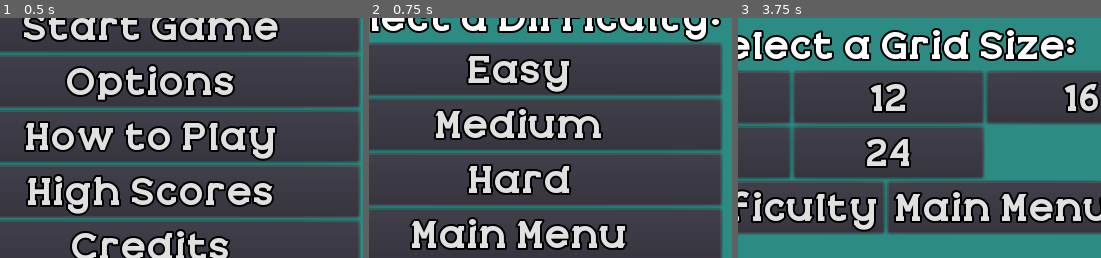
Above: before the commit, frames 1-3 (left to right).
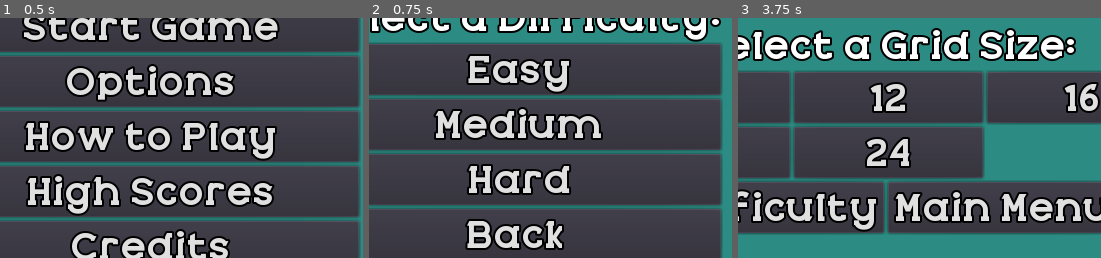
Above: after the commit, the same moments.

Repository: KapFlagon/Memory-Fun
Game: Godot game, scene res://src/screens/StartScreen.tscn
The game is run twice, just before and just after one commit, with the same random seed, the same clock (stepped at 60 frames per second) and the same inputs.
Inputs (mouse positions are % of the whole screen's width and height, from its top left):
- Up to frame 1 (0.5 s): no input
- Up to frame 2 (0.75 s): click "Start Game" at 0.5 s
- Up to frame 3 (3.75 s): click (outside the picture) at 1.27 s; click "Main Menu" (after the commit: "Back") at 2 s; click "Start Game" at 2.75 s; click "Easy" at 3.5 s
The pictures show only the part of the screen within x 30-80%, y 27-77%; the shares and areas given below are measured in that part.

Frame 1 is identical in both runs. In frame 2, 5.1% of the frame differs, in the area x 11-72%, y 82-97%; in frame 3, nothing differs.

Commit message:
Updated Difficulty screen to use internationalization data.

Diff:
--- a/assets/internationalization/MemoryFun_Internationalization.csv
+++ b/assets/internationalization/MemoryFun_Internationalization.csv
@@ -41,9 +41,12 @@
 DIFF_EASY,Easy,
 DIFF_MED,Medium,
 DIFF_HARD,Hard,
-DIFF_EASY_HINT,"3 Shapes, 1 Colour",
-DIFF_MED_HINT,"5 Shapes, 3 Colours",
-DIFF_HARD_HINT,"5 Shapes, 7 Colours",
+DIFF_EASY_HINT_COL,"3 Shapes, 1 Colour",
+DIFF_MED_HINT_COL,"5 Shapes, 3 Colours",
+DIFF_HARD_HINT_COL,"5 Shapes, 7 Colours",
+DIFF_EASY_HINT_CB,"3 Shapes, 1 Background Icon",
+DIFF_MED_HINT_CB,"5 Shapes, 3 Background Icons",
+DIFF_HARD_HINT_CB,"5 Shapes, 7 Background Icons",
 GRID_PROMPT,Select a Grid Size,
 DIFFICULTY,Difficulty,
 GAME_OVER,You Win! Good job! ,
--- a/src/screens/DifficultySelectionScreen.gd
+++ b/src/screens/DifficultySelectionScreen.gd
@@ -4,14 +4,10 @@
 # Called when the node enters the scene tree for the first time.
 func _ready() -> void:
 	get_node("ColorRect").set_frame_color(PlayerData.get_background_colour())
+	ready_texts()
 	for button in get_tree().get_nodes_in_group("DifficultyGroup"):
 		button.connect("button_up", self, "_difficulty_button_pressed", [button])
 	set_tooltip_texts()
-
-
-# Called every frame. 'delta' is the elapsed time since the previous frame.
-#func _process(delta: float) -> void:
-#	pass
 
 
 func _on_BackButton_button_up() -> void:
@@ -36,10 +32,24 @@
 
 func set_tooltip_texts() -> void:
 	if PlayerData.get_colour_blind_mode_on():
-		get_node("VBox_DifficultySelection/EasyDifButton").set_tooltip("3 Shapes, 1 Background Icon")
-		get_node("VBox_DifficultySelection/MedDifButton").set_tooltip("5 Shapes, 3 Background Icons")
-		get_node("VBox_DifficultySelection/HardDifButton").set_tooltip("5 Shapes, 7 Background Icons")
+#		get_node("VBox_DifficultySelection/EasyDifButton").set_tooltip("3 Shapes, 1 Background Icon")
+#		get_node("VBox_DifficultySelection/MedDifButton").set_tooltip("5 Shapes, 3 Background Icons")
+#		get_node("VBox_DifficultySelection/HardDifButton").set_tooltip("5 Shapes, 7 Background Icons")
+		get_node("VBox_DifficultySelection/EasyDifButton").set_tooltip(tr("DIFF_EASY_HINT_CB"))
+		get_node("VBox_DifficultySelection/MedDifButton").set_tooltip(tr("DIFF_MED_HINT_CB"))
+		get_node("VBox_DifficultySelection/HardDifButton").set_tooltip(tr("DIFF_HARD_HINT_CB"))
 	else:
-		get_node("VBox_DifficultySelection/EasyDifButton").set_tooltip("3 Shapes, 1 Colour")
-		get_node("VBox_DifficultySelection/MedDifButton").set_tooltip("5 Shapes, 3 Colours")
-		get_node("VBox_DifficultySelection/HardDifButton").set_tooltip("5 Shapes, 7 Colours")
+#		get_node("VBox_DifficultySelection/EasyDifButton").set_tooltip("3 Shapes, 1 Colour")
+#		get_node("VBox_DifficultySelection/MedDifButton").set_tooltip("5 Shapes, 3 Colours")
+#		get_node("VBox_DifficultySelection/HardDifButton").set_tooltip("5 Shapes, 7 Colours")
+		get_node("VBox_DifficultySelection/EasyDifButton").set_tooltip(tr("DIFF_EASY_HINT_COL"))
+		get_node("VBox_DifficultySelection/MedDifButton").set_tooltip(tr("DIFF_MED_HINT_COL"))
+		get_node("VBox_DifficultySelection/HardDifButton").set_tooltip(tr("DIFF_HARD_HINT_COL"))
+
+
+func ready_texts() -> void:
+	$VBox_DifficultySelection/DifficultyPrompt.set_text(tr("DIFF_PROMPT")+":")
+	$VBox_DifficultySelection/EasyDifButton.set_text(tr("DIFF_EASY"))
+	$VBox_DifficultySelection/MedDifButton.set_text(tr("DIFF_MED"))
+	$VBox_DifficultySelection/HardDifButton.set_text(tr("DIFF_HARD"))
+	$VBox_DifficultySelection/BackButton.set_text(tr("BACK"))
--- a/src/screens/DifficultySelectionScreen.tscn
+++ b/src/screens/DifficultySelectionScreen.tscn
@@ -19,11 +19,6 @@
 __meta__ = {
 "_edit_use_anchors_": false
 }
-
-[node name="TextureButton" type="TextureButton" parent="ColorRect"]
-margin_right = 40.0
-margin_bottom = 40.0
-hint_tooltip = "asdf"
 
 [node name="VBox_DifficultySelection" type="VBoxContainer" parent="."]
 anchor_left = 0.5
Binary file changed: assets/internationalization/MemoryFun_Internationalization.en.translation
Binary file changed: assets/internationalization/MemoryFun_Internationalization.fr.translation
Not shown, changed: ToDo
